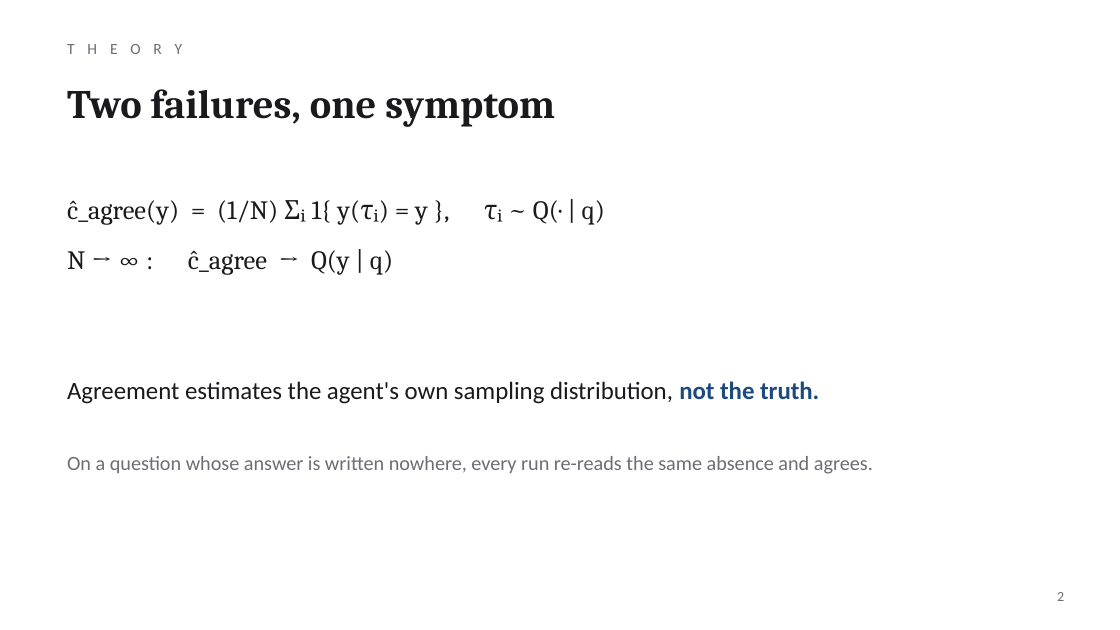
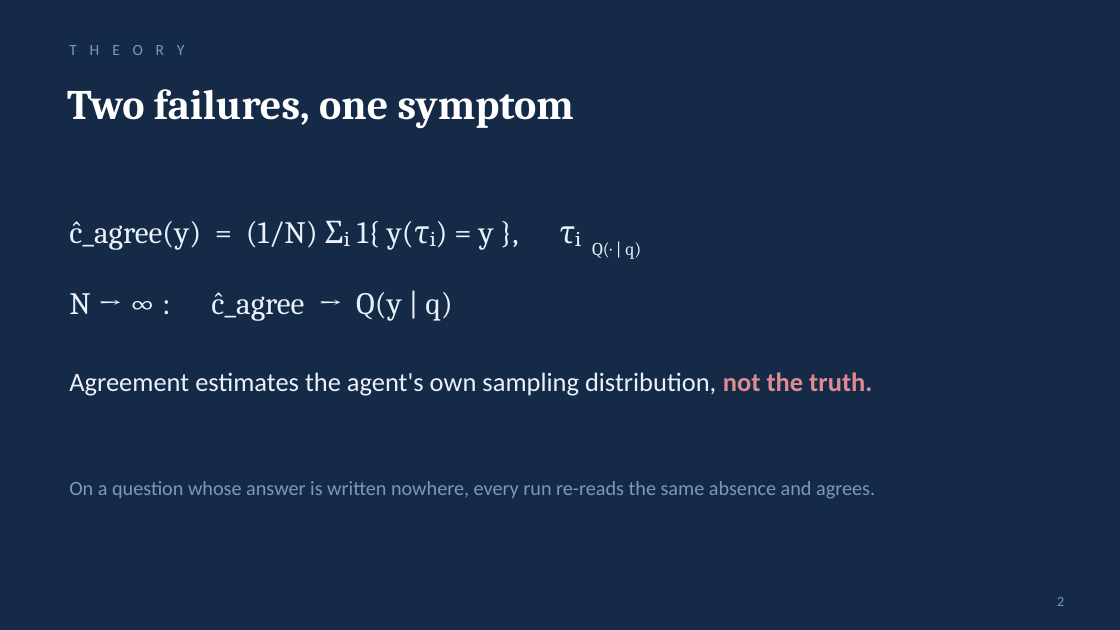
Before and after one commit to shecode-hue/knowing-where-not-to-look, a slide deck: slide 2 of presentation/knowing_where_not_to_look.pptx. Drawn at 1120x630 pixels with LibreOffice and Linux fonts; fonts in the diff are those of the drawing. Boxes give left, top, right and bottom in pixels: in the first picture for what was removed or moved away, otherwise in the second. Text is boxed around its words. In the diff, an @@ line names an element or a change of style, - is before the commit and + after.

Commit message:
Dark redesign of the deck, verified by rendering every slide
preview.py rasterizes the pptx with Office's own Cambria and Calibri so
slides are inspected as pixels, not coordinates. Figures regenerated as
title-free plates mounted on the deep-navy ground; subscripts are real
subscript runs (Cambria lacks U+209B); math table cells set in Cambria
because Calibri lacks the element-of glyphs. Geometry lint 0 flags.

```diff
--- a/presentation/knowing_where_not_to_look.pptx
+++ b/presentation/knowing_where_not_to_look.pptx
@@ background #FFFFFF to #142A47 @@
@@ text "Two failures, one symptom" at [67, 89, 574, 129]: size 26 to 27 pt, text colour #1A1A1C to #FFFFFF @@
@@ text "ĉ_agree(y) = (1/N) Σᵢ 1{ ...": place and size @@
-text "ĉ_agree(y) = (1/N) Σᵢ 1{ ..." at [67, 200, 605, 275]
+text "ĉ_agree(y) = (1/N) Σᵢ 1{ ..." at [69, 220, 641, 321]
@@ text at [69, 220, 641, 259]: text changed; size 17 to 20 pt; text colour #1A1A1C to #EAF1FA @@
-ĉ_agree(y) = (1/N) Σᵢ 1{ y(τᵢ) = y }, τᵢ ~ Q(· | q)
+ĉ_agree(y) = (1/N) Σᵢ 1{ y(τᵢ) = y }, τᵢ Q(· | q)
@@ text at [211, 292, 452, 321]: size 17 to 20 pt, text colour #1A1A1C to #EAF1FA in "N → ∞ : ĉ_agree → Q(y ..."; line spacing 1.6 to 1.65 @@
@@ text "Agreement estimates the agent's own ...": place and size @@
-text "Agreement estimates the agent's own ..." at [67, 381, 819, 404]
+text "Agreement estimates the agent's own ..." at [69, 372, 872, 396]
@@ text "Agreement estimates the agent's own ..." at [69, 372, 872, 396]: size 16 to 17 pt; text colour #1A1A1C to #EAF1FA in "Agreement estimates the agent's own sampling distribution,"; text colour #1C4A80 to #E08A91 in "not the truth." @@
@@ text colour #6C6E74 to #7E97BC in 3 elements at [1057, 597, 1064, 606], [69, 45, 185, 55], [69, 481, 875, 499] @@
@@ text "On a question whose answer ...": place and size @@
-text "On a question whose answer ..." at [67, 456, 873, 474]
+text "On a question whose answer ..." at [69, 481, 875, 499]
```
Also in this commit, not shown: 12 other slides changed, 3 other files.
